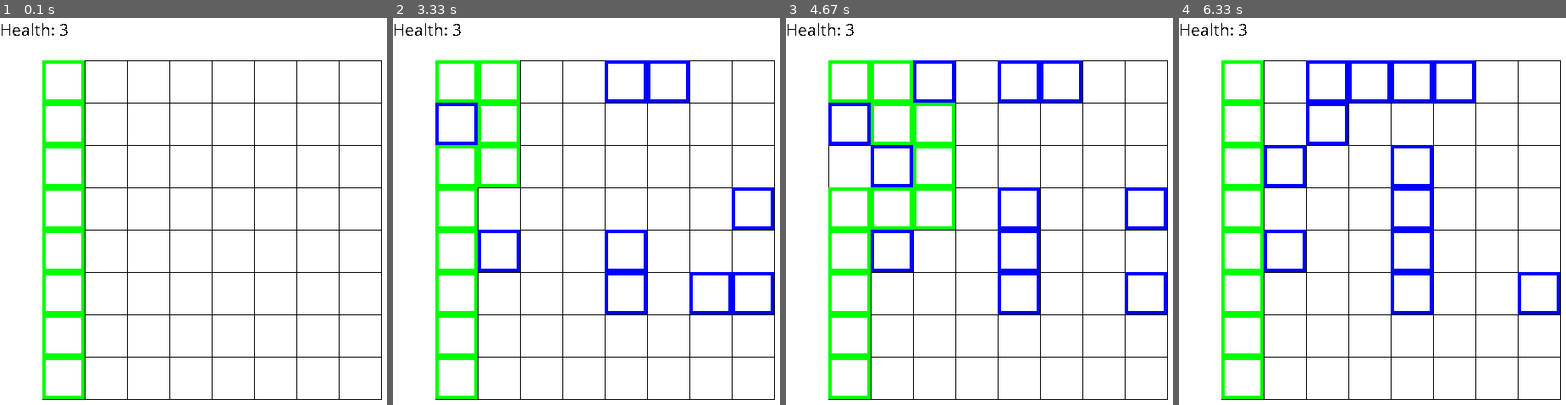
Above: before the commit, frames 1-4 (left to right).
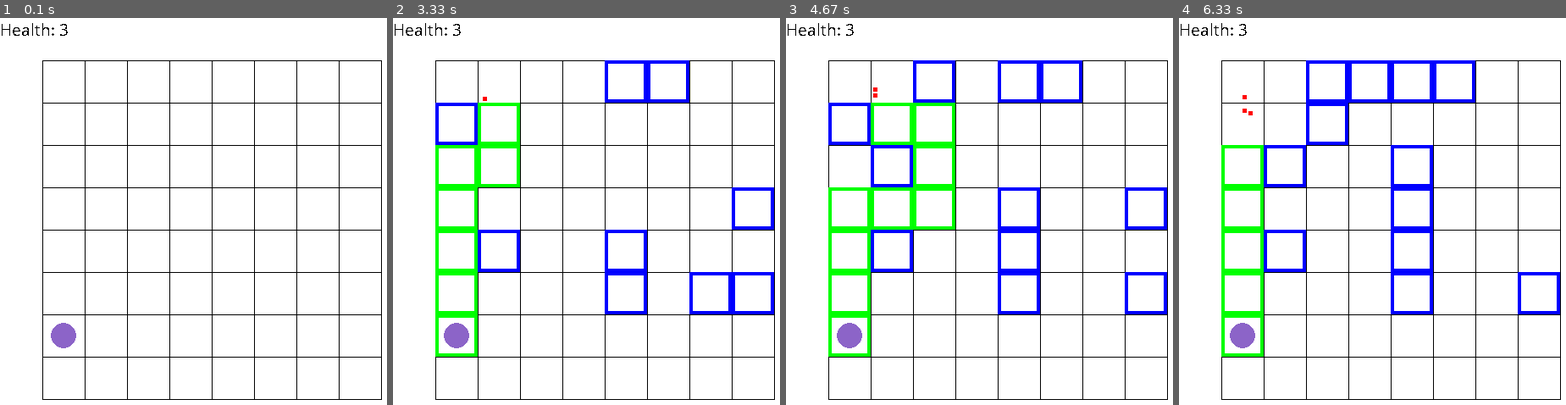
Above: after the commit, the same moments.

Repository: randompast/Tower-Defense-pygame
Game: pygame game, started from main.py
Same seed, same stepped clock (60 frames per second), same inputs: the game is played once before the commit and once after it.
Inputs (mouse positions are in pixels of both pictures, inside the frame that each line leads up to):
- Up to frame 1 (0.1 s): no input
- Up to frame 2 (3.33 s): click (605, 230) at 0.38 s; click (501, 234) at 0.72 s; click (667, 79) at 1.05 s; click (613, 87) at 1.38 s; click (609, 273) at 1.72 s; click (714, 296) at 2.05 s; click (443, 134) at 2.38 s; click (760, 196) at 2.72 s; click (752, 312) at 3.05 s
- Up to frame 3 (4.67 s): click (1018, 211) at 3.38 s; click (905, 153) at 3.72 s; click (1111, 273) at 4.05 s; click (933, 91) at 4.38 s
- Up to frame 4 (6.33 s): click (1538, 223) at 4.72 s; click (1310, 130) at 5.05 s; click (1364, 103) at 5.38 s; click (1252, 141) at 5.72 s; click (1426, 157) at 6.05 s

The runs differ from the first frame. In frame 1, 3.1% of the frame differs, in the area x 10-22%, y 10-99%; in frame 2, 1.4%; in frame 3, 1.4%; in frame 4, 1.4%.

Commit message:
got pathing working...?

Diff:
--- a/enemy.py
+++ b/enemy.py
@@ -1,19 +1,26 @@
 import pygame
 from pathing import heapsolve
 # from astar_mod import Astar
+import random
 
 def enemy_updater(pyg):
-    if int(pygame.time.get_ticks()/1000) > pyg['enemyTimer'] + 2:
-        pyg['enemyTimer'] = int(pygame.time.get_ticks()/1000)
-        e = enemy(1, 2, [0, 0])
-        e.generate_path(pyg)
-        # print(e.path)
-        pyg['enemies'].append(e)
-    for e in pyg['enemies']:
+    if int(pygame.time.get_ticks()/1000) > pyg['enemyTimer'] + 1:
+        if len( pyg['enemies'] ) < 5:
+            pyg['enemyTimer'] = int(pygame.time.get_ticks()/1000)
+            e = enemy(1, 2, [0, 0])
+            e.generate_path(pyg)
+            pyg['enemies'].append(e)
+        # else:
+        #     pyg['enemies'][0].randomize_position(pyg)
+        #     pyg['enemies'][0].generate_path(pyg)
+    for i,e in enumerate(pyg['enemies']):
         if e.touchdown == False:
             e.draw(pyg)
+            e.draw_path(pyg)
             if not pyg['paused']:
                 e.update(pyg)
+        else:
+            del pyg['enemies'][i]
 
 def update_enemy_paths(pyg):
     # pyg['astar'] = Astar( pyg['grid'] )
@@ -26,55 +33,81 @@
         self.damage = damage
         self.health = health
         self.pos = pos
-        self.size = [50,50]
+        self.size = [5,5]
         self.touchdown = False
         self.path = []
+        self.speed = 0.04
 
     def draw(self, pyg):
         # left, top, width, height == self.pos + self.size
-        worldpos = [ (1 + self.pos[0]) * pyg['SIZE'][0], (1 + self.pos[1]) * pyg['SIZE'][1] ]
-        pygame.draw.rect(pyg['DISPLAYSURF'], pyg['RED'], worldpos + pyg['SIZE'], 4)
+        worldpos = [ (1.5 + self.pos[0]) * pyg['SIZE'][0], (1.5 + self.pos[1]) * pyg['SIZE'][1] ]
+        pygame.draw.rect(pyg['DISPLAYSURF'], pyg['RED'], worldpos + self.size, 4)
 
     def get_gridpos(self):
-        x,y = self.pos
-        return int(x+0.5), int(y+0.5)
+        r,c = self.pos
+        return int(c+0.1), int(r+0.1)
 
     def generate_path(self, pyg):
         # pyg['astar'] = Astar( pyg['grid'] )
         # s = len( pyg['grid'] ) - 1
         # self.path = pyg['astar'].run(self.get_gridpos(),[0,7])
-        self.path = heapsolve(pyg['grid'], self.get_gridpos(), [7,0])
+        self.path = heapsolve(pyg['grid'], self.get_gridpos(), pyg['goal'])
+        # print(self.path)
+        self.prune()
         # print(self.path)
 
+    def randomize_position(self, pyg):
+        self.pos[0] = random.randint(0, len(pyg['grid'])-1)
+        self.pos[1] = random.randint(0, len(pyg['grid'])-1)
+        if pyg['grid'][self.pos[1]][self.pos[0]] != 0:
+            print(f"collision at {self.pos}")
+            self.randomize_position(pyg)
+
+    def random_walk(self):
+        self.pos[0] += random.uniform(-1,1)*self.speed
+        self.pos[1] += random.uniform(-1,1)*self.speed
+
+
+    def distance(self, a, b):
+        dx = a[0] - b[0]
+        dy = a[1] - b[1]
+        return abs(dx) + abs(dy)
+
     def dist(self):
-        dx = self.path[0][0] - self.pos[0]
-        dy = self.path[0][1] - self.pos[1]
-        d = abs(dx) + abs(dy)
+        return self.distance(self.pos, self.path[0][::-1])
 
-    # def prune(self):
+    def velocity(self):
+        if len( self.path ):
+            dx = self.path[0][1] - self.pos[0]
+            dy = self.path[0][0] - self.pos[1]
+            d = abs(dx) + abs(dy)
+            return [self.speed*dx/d, self.speed*dy/d]
+        else:
+            return [-10,-10]
+
+    def prune(self):
+        if self.dist() < 1 and len(self.path) > 1:
+            # print('pruning')
+            self.path = self.path[1:]
+            self.prune()
+
     def draw_path(self, pyg):
         if self.path != None:
             for p in self.path:
-                worldpos = [ (1 + p[1]) * pyg['SIZE'][0], (1 + p[0]) * pyg['SIZE'][1] ]
+                worldpos = [ (1 + p[1]) * pyg['SIZE'][1], (1 + p[0]) * pyg['SIZE'][0] ]
                 pygame.draw.rect(pyg['DISPLAYSURF'], pyg['GREEN'], worldpos + pyg['SIZE'], 4)
 
     def update(self, pyg):
         # if self.pos[0] == self.path[-1][0] and self.pos[1] == self.path[-1][1]:
         if self.path:
-            if len(self.path) == 1:
+            if self.distance(self.pos, pyg['goal'][::-1]) < self.speed and self.touchdown == False:
                 self.touchdown = True
                 print('enemies are getting through!!!')
                 pyg['player'].health = pyg['player'].health - 1
             if len(self.path) > 0:
-                direction = [ self.path[0][0] - self.pos[0], self.path[0][1] - self.pos[1]]
-                dsum = abs(direction[0]) + abs(direction[1])
-                if dsum < 0.1:
+                v = self.velocity()
+                if sum(v) > -20 and self.dist() > self.speed:
+                    self.pos[0] +=  v[0]
+                    self.pos[1] +=  v[1]
+                if len(self.path) > 1 and self.dist() <= self.speed:
                     self.path = self.path[1:]
-                    return
-                # print( "*"*80 )
-                # print( direction )
-                direction[0] = direction[0]/dsum
-                direction[1] = direction[1]/dsum
-                # print( direction )
-                self.pos[0] +=  direction[0] * 0.02
-                self.pos[1] +=  direction[1] * 0.02
--- a/gameloop.py
+++ b/gameloop.py
@@ -9,16 +9,13 @@
 from tower import tower_updater
 
 def gameloop(pyg):
-    pyg['enemies'] = [enemy(1, 2, [0, 0])]
-    update_enemy_paths(pyg)
     while pyg['player'].health > 0:
         pygame.display.update()
         clear(pyg)
         drawgrid(pyg)
         drawgrid_direct(pyg)
+        draw_ui(pyg)
         event_handler(pyg)
-        # enemy_updater(pyg)
-        pyg['enemies'][0].draw_path(pyg)
+        enemy_updater(pyg)
         tower_updater(pyg)
-        draw_ui(pyg)
         pyg['FramePerSec'].tick(pyg['FPS'])
--- a/init.py
+++ b/init.py
@@ -21,6 +21,7 @@
         ,'SIZE' : [50,50]
         ,'enemyTimer' : 0
         ,'paused' : False
+        ,'goal' : [6,0]
     }
 
     pyg['DISPLAYSURF'] = pygame.display.set_mode(pyg['SCREENSIZE'])
--- a/tower.py
+++ b/tower.py
@@ -10,7 +10,7 @@
     if 0 < c < Mc - 1 and 0 < r < Mr - 1:
         if pyg['grid'][r-1][c-1] == 0:
             pyg['towers'] += [tower(1, 2, pos)]
-            pyg['grid'][r-1][c-1] = None
+            pyg['grid'][r-1][c-1] = 1
             update_enemy_paths(pyg)
         else:
             for i in range(len(pyg['towers'])):
--- a/ui.py
+++ b/ui.py
@@ -5,3 +5,6 @@
     my_font = pygame.font.SysFont('Comic Sans MS', 20)
     text_surface = my_font.render('Health: ' + str(pyg['player'].health), False, (0, 0, 0))
     pyg['DISPLAYSURF'].blit(text_surface, (0,0))
+
+    worldpos = [ (1.5 + pyg['goal'][1]) * pyg['SIZE'][1], (1.5 + pyg['goal'][0]) * pyg['SIZE'][0] ]
+    pygame.draw.circle(pyg['DISPLAYSURF'], (140,100,200), worldpos, 15)
